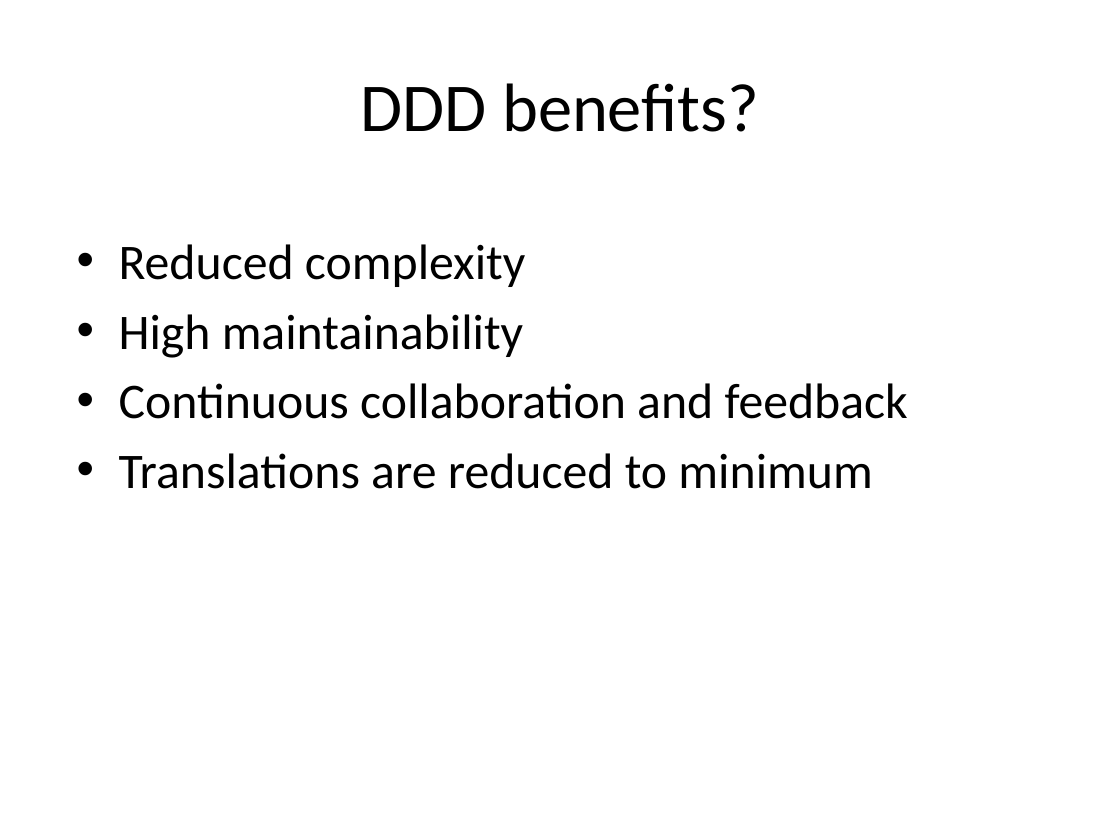
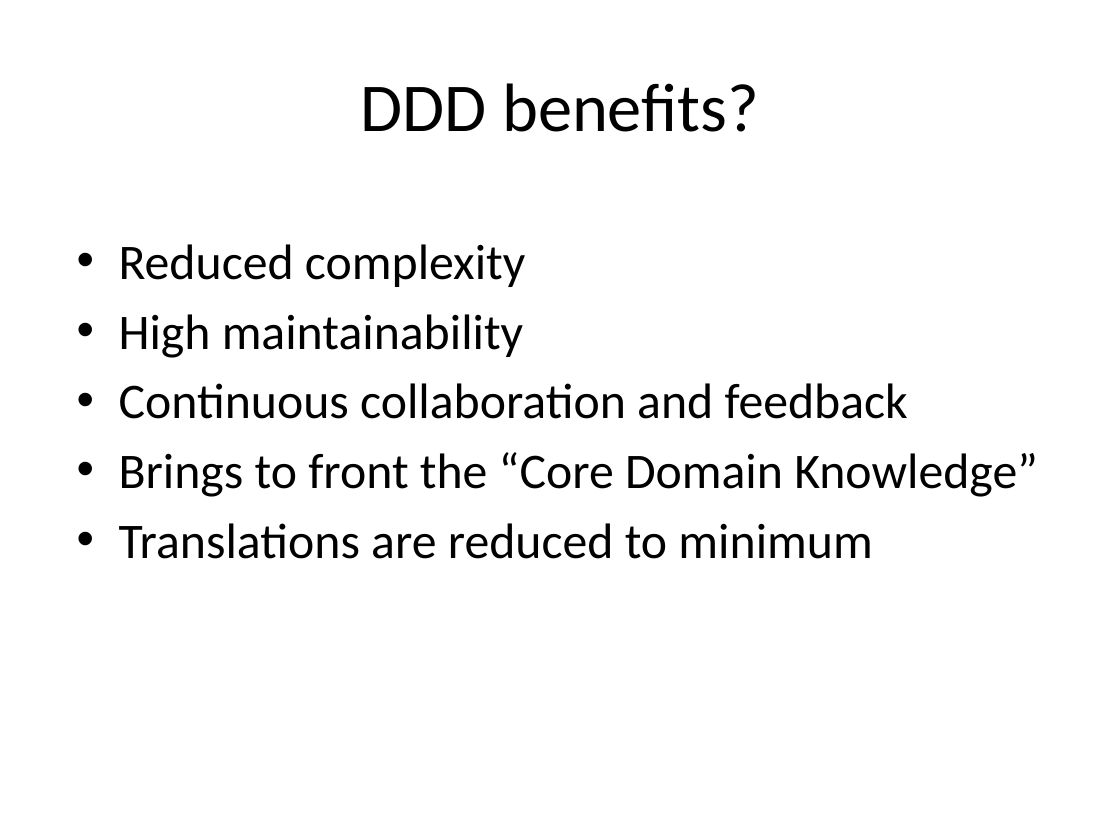
Before and after one commit to arturtv/dddpresentation, a slide deck: slide 5 of Domain-DrivenDesign.A.Trosin.pptx. Drawn at 1120x840 pixels with LibreOffice and Linux fonts; fonts in the diff are those of the drawing. Boxes give left, top, right and bottom in pixels: in the first picture for what was removed or moved away, otherwise in the second. Text is boxed around its words. In the diff, an @@ line names an element or a change of style, - is before the commit and + after.

```diff
--- a/Domain-DrivenDesign.A.Trosin.pptx
+++ b/Domain-DrivenDesign.A.Trosin.pptx
@@ text at [119, 452, 1038, 497]: paragraph added @@
+• Brings to front the “Core Domain Knowledge”
```
Also in this commit, not shown: 5 other slides changed, 4 slides added, 1 slide removed.
